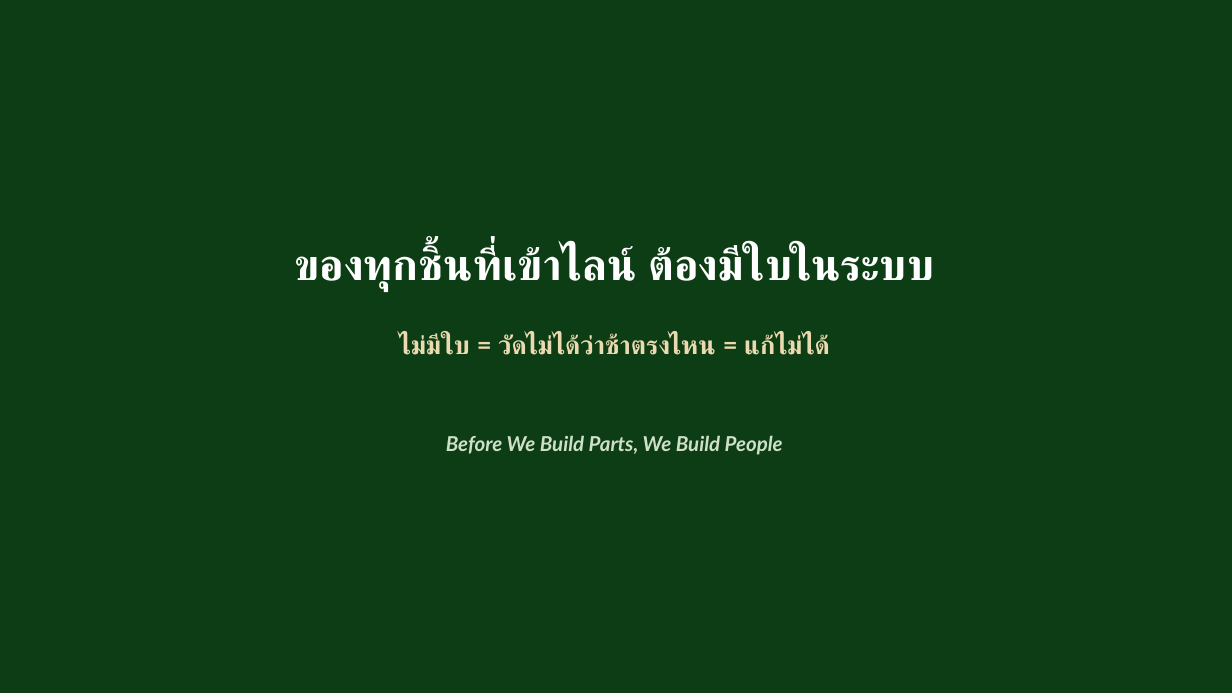
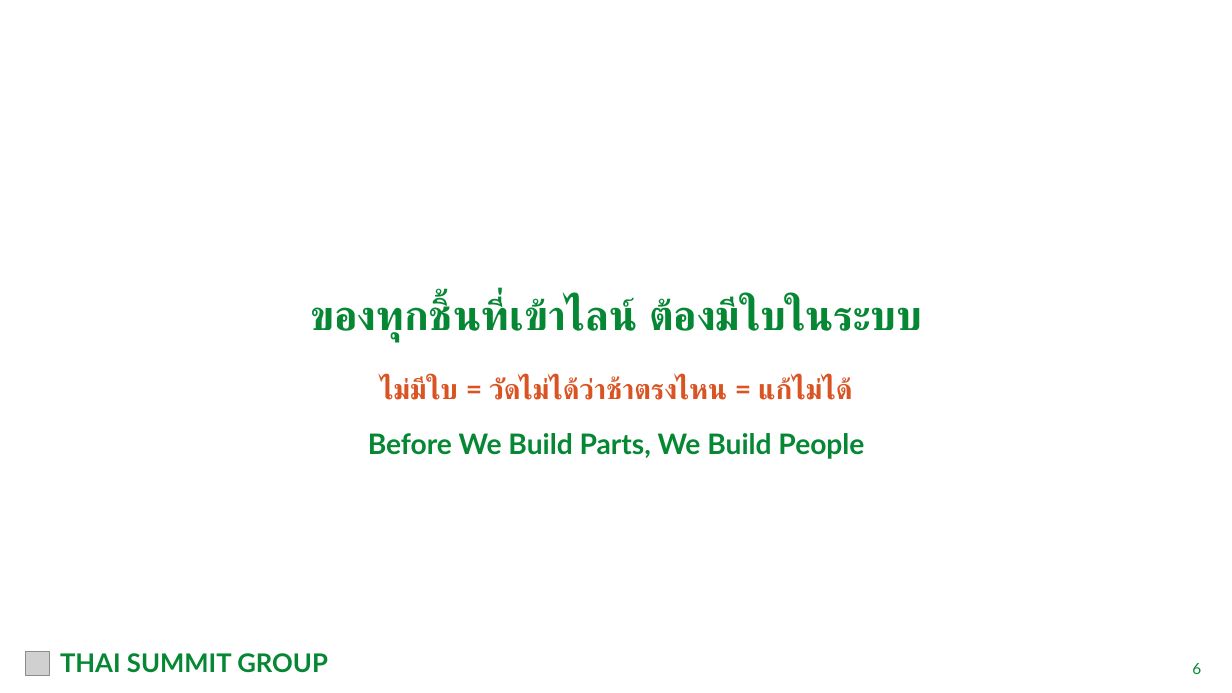
Before and after one commit to tsat4pd3-sketch/4Mmanagement, a slide deck: slide 7 of docs/meetings/TSAT_Production_Pull_Loop_Flow_2026-09-25.pptx. Drawn at 1232x693 pixels with LibreOffice and Linux fonts; fonts in the diff are those of the drawing; grey boxes stand for pictures. Boxes give left, top, right and bottom in pixels: in the first picture for what was removed or moved away, otherwise in the second. Text is boxed around its words. In the diff, an @@ line names an element or a change of style, - is before the commit and + after.

```diff
--- a/docs/meetings/TSAT_Production_Pull_Loop_Flow_2026-09-25.pptx
+++ b/docs/meetings/TSAT_Production_Pull_Loop_Flow_2026-09-25.pptx
@@ rectangle removed at (0,0,1232,693) @@
@@ text "ของทุกชิ้นที่เข้าไลน์ ต้องมีใบในระบบ": place and size @@
-text "ของทุกชิ้นที่เข้าไลน์ ต้องมีใบในระบบ" at (295,246,935,292)
+text "ของทุกชิ้นที่เข้าไลน์ ต้องมีใบในระบบ" at (310,298,922,342)
@@ text "ของทุกชิ้นที่เข้าไลน์ ต้องมีใบในระบบ" at (310,298,922,342): size 34 to 32.5 pt, text colour #FFFFFF to #068734; vertical alignment top to middle @@
@@ text "ไม่มีใบ = วัดไม่ได้ว่าช้าตรงไหน = แก้ไม่ได้": place and size @@
-text "ไม่มีใบ = วัดไม่ได้ว่าช้าตรงไหน = แก้ไม่ได้" at (399,334,828,355)
+text "ไม่มีใบ = วัดไม่ได้ว่าช้าตรงไหน = แก้ไม่ได้" at (380,377,850,400)
@@ text "ไม่มีใบ = วัดไม่ได้ว่าช้าตรงไหน = แก้ไม่ได้" at (380,377,850,400): size 20 to 22 pt, text colour #EBD9B0 to #D95323; vertical alignment top to middle @@
@@ text "Before We Build Parts, We ...": place and size @@
-text "Before We Build Parts, We ..." at (446,435,783,455)
+text "Before We Build Parts, We ..." at (368,433,864,459)
@@ text "Before We Build Parts, We ..." at (368,433,864,459): size 16 to 22 pt, text colour #CFE0C8 to #068734, italic off; vertical alignment top to middle @@
@@ picture added at (25,652,49,676) @@
@@ text added at (60,653,328,673), 20 pt, text #068734, bold @@
+THAI SUMMIT GROUP
@@ text added at (1192,663,1201,674), 12 pt, text #068734 @@
+6
```
Also in this commit, not shown: 6 other slides changed, 21 other files.
